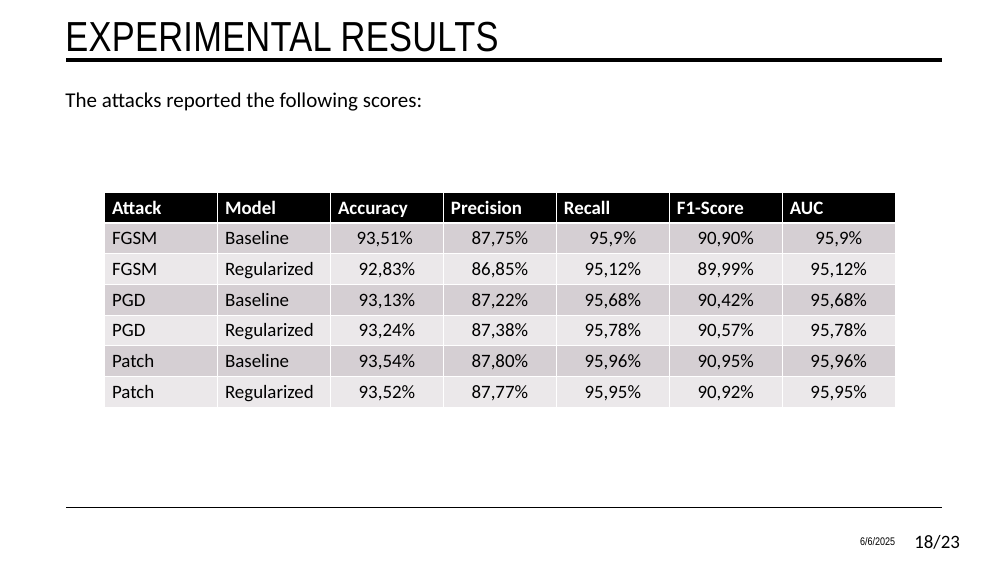
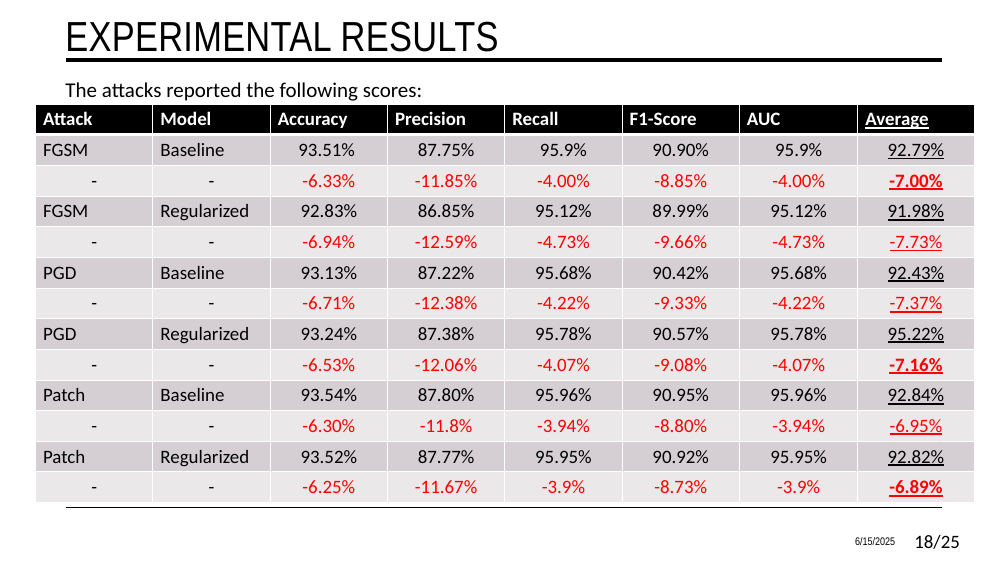
Before and after one commit to Andrea-Caminiti/Improving-Robustness-of-Deepfake-Detectors-through-Gradient-Regularization, a slide deck: slide 18 of Improving Robustness of Deepfake Detectors through Gradient Regularization.pptx. Drawn at 1008x567 pixels with LibreOffice and Linux fonts; fonts in the diff are those of the drawing. Boxes give left, top, right and bottom in pixels: in the first picture for what was removed or moved away, otherwise in the second. Text is boxed around its words. In the diff, an @@ line names an element or a change of style, - is before the commit and + after.

Commit message:
Updated Slides

```diff
--- a/Improving Robustness of Deepfake Detectors through Gradient Regularization.pptx
+++ b/Improving Robustness of Deepfake Detectors through Gradient Regularization.pptx
@@ text "The attacks reported the following ...": place and size @@
-text "The attacks reported the following ..." at [65,92,422,111]
+text "The attacks reported the following ..." at [65,82,422,101]
@@ table at [36,104,974,502] @@
-Attack | Model | Accuracy | Precision | Recall | F1-Score | AUC
-FGSM | Baseline | 93,51% | 87,75% | 95,9% | 90,90% | 95,9%
-FGSM | Regularized | 92,83% | 86,85% | 95,12% | 89,99% | 95,12%
-PGD | Baseline | 93,13% | 87,22% | 95,68% | 90,42% | 95,68%
-PGD | Regularized | 93,24% | 87,38% | 95,78% | 90,57% | 95,78%
-Patch | Baseline | 93,54% | 87,80% | 95,96% | 90,95% | 95,96%
-Patch | Regularized | 93,52% | 87,77% | 95,95% | 90,92% | 95,95%
+Attack | Model | Accuracy | Precision | Recall | F1-Score | AUC | Average
+FGSM | Baseline | 93.51% | 87.75% | 95.9% | 90.90% | 95.9% | 92.79%
+- | - | -6.33% | -11.85% | -4.00% | -8.85% | -4.00% | -7.00%
+FGSM | Regularized | 92.83% | 86.85% | 95.12% | 89.99% | 95.12% | 91.98%
+- | - | -6.94% | -12.59% | -4.73% | -9.66% | -4.73% | -7.73%
+PGD | Baseline | 93.13% | 87.22% | 95.68% | 90.42% | 95.68% | 92.43%
+- | - | -6.71% | -12.38% | -4.22% | -9.33% | -4.22% | -7.37%
+PGD | Regularized | 93.24% | 87.38% | 95.78% | 90.57% | 95.78% | 95.22%
+- | - | -6.53% | -12.06% | -4.07% | -9.08% | -4.07% | -7.16%
+Patch | Baseline | 93.54% | 87.80% | 95.96% | 90.95% | 95.96% | 92.84%
+- | - | -6.30% | -11.8% | -3.94% | -8.80% | -3.94% | -6.95%
+Patch | Regularized | 93.52% | 87.77% | 95.95% | 90.92% | 95.95% | 92.82%
+- | - | -6.25% | -11.67% | -3.9% | -8.73% | -3.9% | -6.89%
@@ table: place and size @@
-table at [104,193,893,407]
+table at [36,104,974,502]
@@ text at [855,537,895,545]: text changed @@
-6/6/2025
+6/15/2025
@@ page number at [914,535,960,549]: text changed @@
-18/23
+18/25
```
Also in this commit, not shown: 21 other slides changed, 2 slides added.
